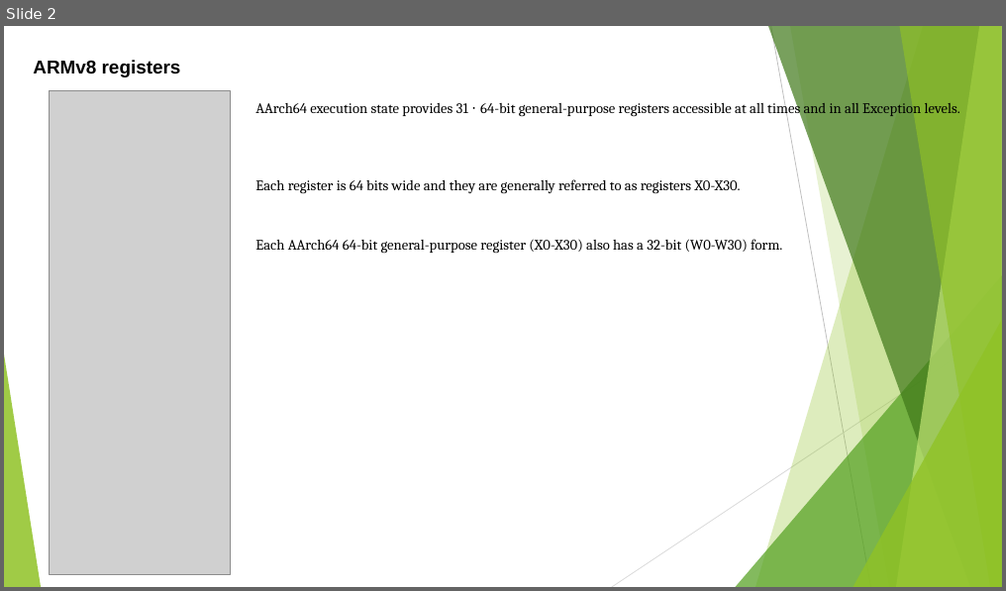
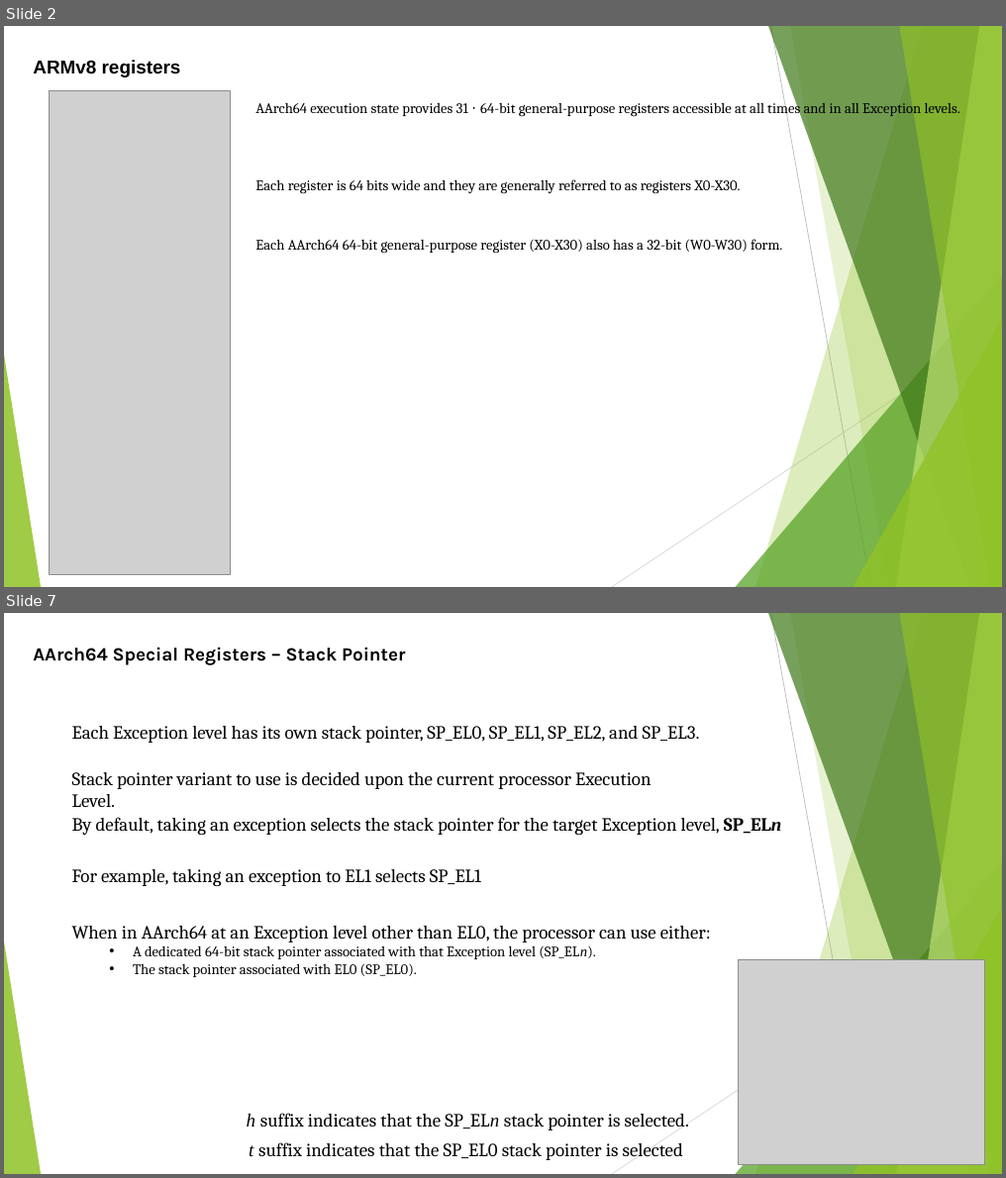
Before and after one commit to softwaresunleashed/ebook_writing, a slide deck: Presentations/ARM_PPTs/Ch4_ARMv8_Registers.pptx. Shown one above the other, each under a label of ours: slide 2 before the commit, slides 2 and 7 after it; the slides between them are not shown. The pictures are 1006x591 and 1006x1178 pixels, drawn with LibreOffice and Linux fonts; fonts in the diff are those of the drawing; grey boxes stand for pictures. Boxes give left, top, right and bottom in pixels: in the first picture for what was removed or moved away, otherwise in the second. Text is boxed around its words. In the diff, an @@ line names an element or a change of style, - is before the commit and + after.

```diff
--- a/Presentations/ARM_PPTs/Ch4_ARMv8_Registers.pptx
+++ b/Presentations/ARM_PPTs/Ch4_ARMv8_Registers.pptx
@@ slide 7 added at box(4, 613, 1002, 1174), background #FFFFFF; not listed: 10 template elements that a slide beside it also shows @@
@@ text added at box(33, 647, 406, 665), 18 pt, text #000000, bold @@
+AArch64 Special Registers – Stack Pointer
@@ text added at box(72, 726, 700, 743), 18 pt, text #000000 @@
+Each Exception level has its own stack pointer, SP_EL0, SP_EL1, SP_EL2, and SP_EL3.
@@ text added at box(72, 772, 650, 789), 18 pt, text #000000 @@
+Stack pointer variant to use is decided upon the current processor Execution Level.
@@ text added at box(72, 817, 781, 835), 18 pt, text #000000 @@
+By default, taking an exception selects the stack pointer for the target Exception level, SP_ELn
@@ text added at box(72, 869, 481, 886), 18 pt, text #000000 @@
+For example, taking an exception to EL1 selects SP_EL1
@@ text added at box(72, 926, 711, 977), 14 pt, text #000000 @@
+When in AArch64 at an Exception level other than EL0, the processor can use either:
+  • A dedicated 64-bit stack pointer associated with that Exception level (SP_ELn).
+  • The stack pointer associated with EL0 (SP_EL0).
@@ picture added at box(739, 960, 985, 1165) @@
@@ text added at box(247, 1113, 689, 1131), 18 pt, text #000000 @@
+h suffix indicates that the SP_ELn stack pointer is selected.
@@ text added at box(249, 1143, 683, 1160), 18 pt, text #000000 @@
+t suffix indicates that the SP_EL0 stack pointer is selected
```
Also in this commit, not shown: 1 slide changed, 14 other slides added, 1 slide removed.
